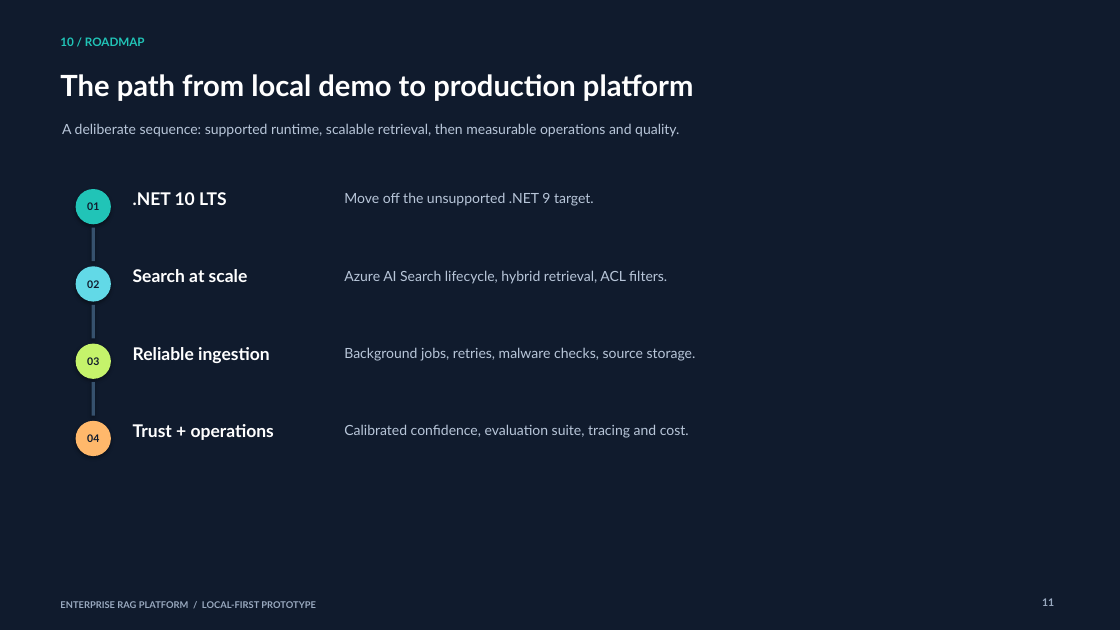
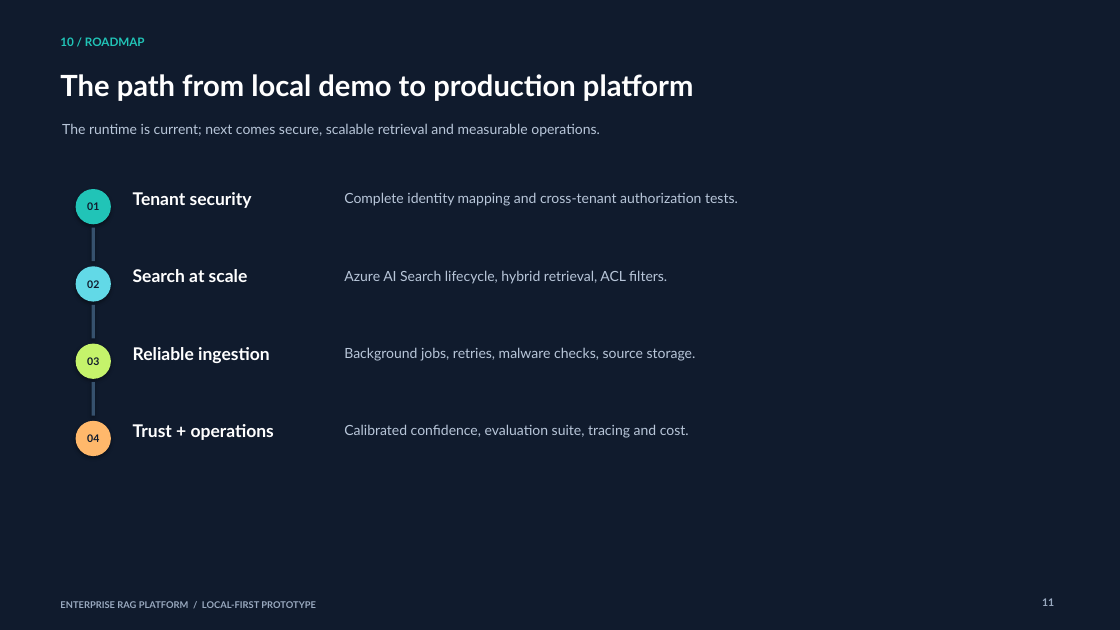
Before and after one commit to shashank2310/Enterprise-RAG-Platform, a slide deck: slide 11 of docs/enterprise-rag-showcase.pptx. Drawn at 1120x630 pixels with LibreOffice and Linux fonts; fonts in the diff are those of the drawing. Boxes give left, top, right and bottom in pixels: in the first picture for what was removed or moved away, otherwise in the second. Text is boxed around its words. In the diff, an @@ line names an element or a change of style, - is before the commit and + after.

```diff
--- a/docs/enterprise-rag-showcase.pptx
+++ b/docs/enterprise-rag-showcase.pptx
@@ text at [62, 123, 600, 137]: text changed @@
-A deliberate sequence: supported runtime, scalable retrieval, then measurable operations and quality.
+The runtime is current; next comes secure, scalable retrieval and measurable operations.
@@ text at [133, 192, 252, 208]: text changed @@
-.NET 10 LTS
+Tenant security
@@ text at [344, 192, 738, 206]: text changed @@
-Move off the unsupported .NET 9 target.
+Complete identity mapping and cross-tenant authorization tests.
```
Also in this commit, not shown: 2 other slides changed, 11 other files.
